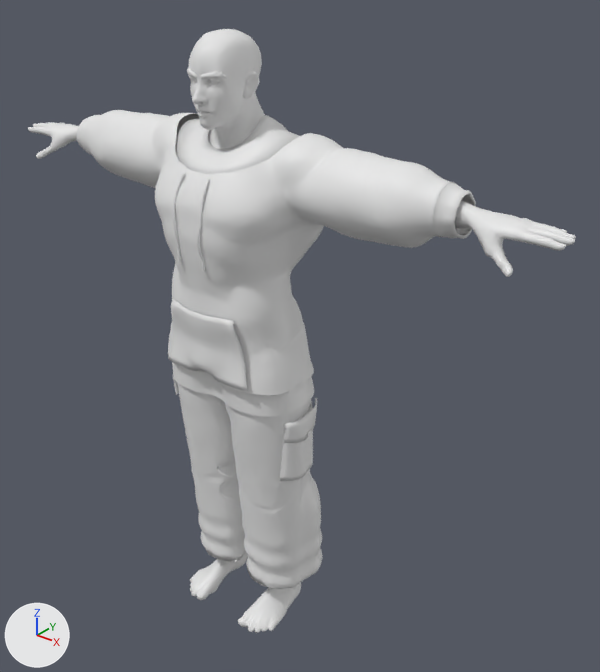
The glTF model assets/people/outfits/streetwear_male.gltf as it was, and as the next commit left it.
Rendered twice from a camera (50 mm lens) standing at (1.51, -1.58, 2.03) and looking at (0.1, 0.18, 0.93). Lighting does not change. The marker at lower left points along +X, +Y and +Z. The first picture is the older version. Vertices at exactly the same position are counted once.

Script lines for the objects in view, before the commit:
```python
me_hood = bpy.data.meshes.new('Hood')
me_hood.from_pydata(...)  # 4300 vertices, 8596 faces; spans x -0.199..0.199, y -0.105..0.23, z 1.217..1.603
me_hoodie = bpy.data.meshes.new('Hoodie')
me_hoodie.from_pydata(...)  # 6906 vertices, 13258 faces; spans x -0.627..0.628, y -0.159..0.197, z 0.884..1.571
me_rib = bpy.data.meshes.new('Rib')
me_rib.from_pydata(...)  # 1456 vertices, 2912 faces; spans x -0.664..0.664, y -0.11..0.16, z 0.808..1.519
me_trousers = bpy.data.meshes.new('Trousers')
me_trousers.from_pydata(...)  # 5679 vertices, 11056 faces; spans x -0.245..0.246, y -0.12..0.204, z 0.126..1.061
ob_hood = bpy.data.objects.new('Hood', me_hood)
ob_hood.location = (0.0, 0.0, 0.0)
ob_hoodie = bpy.data.objects.new('Hoodie', me_hoodie)
ob_hoodie.location = (0.0, 0.0, 0.0)
ob_rib = bpy.data.objects.new('Rib', me_rib)
ob_rib.location = (0.0, 0.0, 0.0)
ob_trousers = bpy.data.objects.new('Trousers', me_trousers)
ob_trousers.location = (0.0, 0.0, 0.0)
# also in view: 'Body' at (0.0, 0.01, 0.9)
```
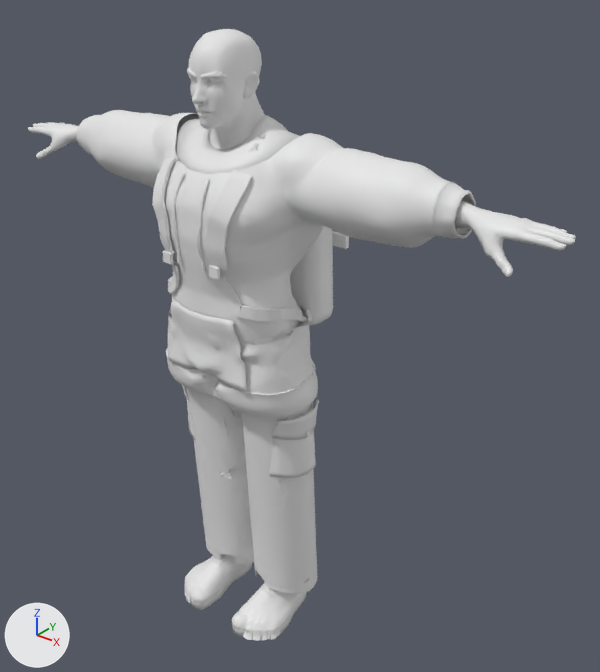
Pixel boxes [x1, y1, x2, y2] of what changed, in the pictures (600 x 672 px; the box of a moved part takes in the faces that stretch with it):
'Hoodie', reshaped
    before: [80, 110, 456, 395]
    after: [80, 110, 456, 394]
'Trousers', reshaped
    before: [173, 377, 322, 589]
    after: [182, 301, 319, 593]
'Rib', reshaped
    before: [77, 115, 476, 417]
    after: [77, 115, 476, 416]
'Straps', added
    after: [152, 130, 312, 322]
'Shoes', added
    after: [185, 554, 305, 633]
'Pack', added
    after: [290, 226, 333, 325]
'Soles', added
    after: [184, 563, 307, 641]
'Loops', added (mostly hidden)
    after: [332, 231, 349, 249]
'Laces', added
    after: [210, 555, 271, 596]
part 1 of me_hoodie, moved or reshaped
    before: [168, 322, 314, 395]
    after: [168, 305, 314, 394]
part 2 of me_rib, moved or reshaped
    before: [172, 362, 314, 417]
    after: [166, 347, 318, 416]

The change, as a list of edits to the scene's bpy script:
```text
Change me_hoodie:
    used by ob_hoodie; location = (0.0, 0.0, 0.0)
    remove me_hoodie.from_pydata(...)  # 6906 vertices, 13258 faces; spans x -0.627..0.628, y -0.159..0.197, z 0.884..1.571
    add me_hoodie.from_pydata(...)  # 6906 vertices, 13258 faces; spans x -0.627..0.628, y -0.159..0.198, z 0.884..1.571
    me_hoodie part 1: 731 of 6906 vertices moved; they spanned x -0.232..0.232, y -0.146..0.186, z 0.884..1.038 and now span x -0.235..0.234, y -0.155..0.198, z 0.884..1.037; mean shift (0.0, 0.001, 0.0); largest move (0.157, 0.092, 1.034) -> (0.195, 0.108, 1.034)
Change me_rib:
    used by ob_rib; location = (0.0, 0.0, 0.0)
    remove me_rib.from_pydata(...)  # 1456 vertices, 2912 faces; spans x -0.664..0.664, y -0.11..0.16, z 0.808..1.519
    add me_rib.from_pydata(...)  # 1456 vertices, 2912 faces; spans x -0.664..0.664, y -0.128..0.174, z 0.809..1.519
    me_rib part 2: 773 of 1456 vertices moved; they spanned x -0.231..0.229, y -0.11..0.16, z 0.808..0.89 and now span x -0.241..0.241, y -0.128..0.174, z 0.809..0.891; mean shift (0.0, 0.0, 0.0); largest move (0.021, 0.118, 0.862) -> (0.032, 0.17, 0.861)
Change me_trousers:
    used by ob_trousers; location = (0.0, 0.0, 0.0)
    remove me_trousers.from_pydata(...)  # 5679 vertices, 11056 faces; spans x -0.245..0.246, y -0.12..0.204, z 0.126..1.061
    add me_trousers.from_pydata(...)  # 6403 vertices, 12480 faces; spans x -0.245..0.245, y -0.134..0.191, z 0.074..1.061
    me_trousers part 3: 4 vertices moved within x -0.223..0.231, y 0.048..0.126, z 0.71..0.767; 5640 vertices removed from x -0.245..0.246, y -0.12..0.204, z 0.126..1.061; 6364 vertices added at x -0.245..0.245, y -0.134..0.191, z 0.074..1.061
Add me_straps:
    me_straps.from_pydata(...)  # 888 vertices, 1744 faces; spans x -0.199..0.2, y -0.171..0.208, z 0.995..1.573
Add me_soles:
    me_soles.from_pydata(...)  # 5091 vertices, 9684 faces; spans x -0.206..0.205, y -0.147..0.159, z -0.016..0.025
Add me_shoes:
    me_shoes.from_pydata(...)  # 15258 vertices, 30516 faces; spans x -0.205..0.205, y -0.147..0.159, z 0.006..0.13
Add me_pack:
    me_pack.from_pydata(...)  # 248 vertices, 488 faces; spans x -0.15..0.15, y 0.183..0.325, z 0.96..1.351
Add me_loops:
    me_loops.from_pydata(...)  # a box spanning x -0.156..0.156, y 0.325..0.341, z 1.183..1.221; a box spanning x -0.156..0.156, y 0.325..0.341, z 1.285..1.323
Add me_laces:
    me_laces.from_pydata(...)  # 156 vertices, 288 faces; spans x -0.138..0.138, y -0.022..0.029, z 0.076..0.133
Add ob_straps:
    ob_straps = bpy.data.objects.new('Straps', me_straps)
    ob_straps.location = (0.0, 0.0, 0.0)
Add ob_soles:
    ob_soles = bpy.data.objects.new('Soles', me_soles)
    ob_soles.location = (0.0, 0.0, 0.0)
Add ob_shoes:
    ob_shoes = bpy.data.objects.new('Shoes', me_shoes)
    ob_shoes.location = (0.0, 0.0, 0.0)
Add ob_pack:
    ob_pack = bpy.data.objects.new('Pack', me_pack)
    ob_pack.location = (0.0, 0.0, 0.0)
Add ob_loops:
    ob_loops = bpy.data.objects.new('Loops', me_loops)
    ob_loops.location = (0.0, 0.0, 0.0)
Add ob_laces:
    ob_laces = bpy.data.objects.new('Laces', me_laces)
    ob_laces.location = (0.0, 0.0, 0.0)
```
